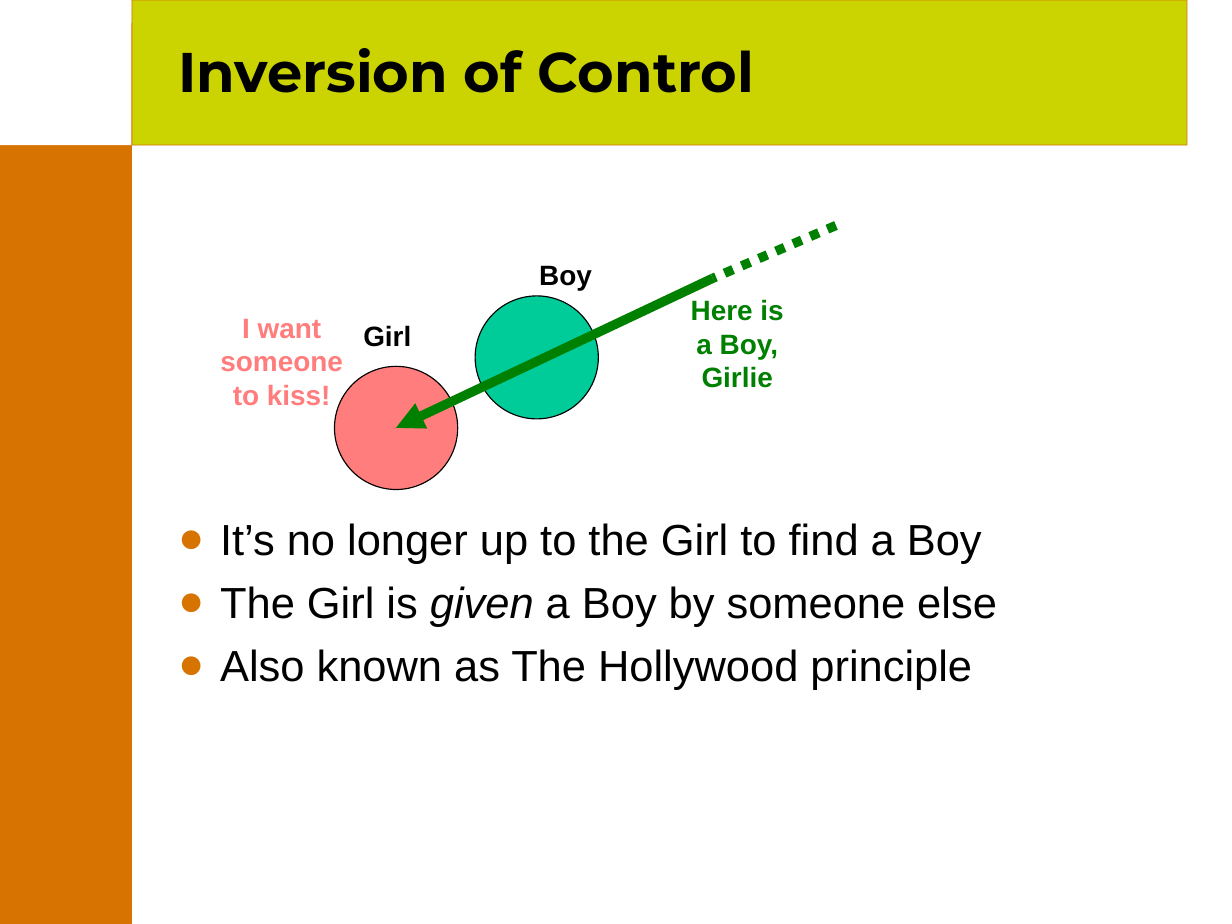
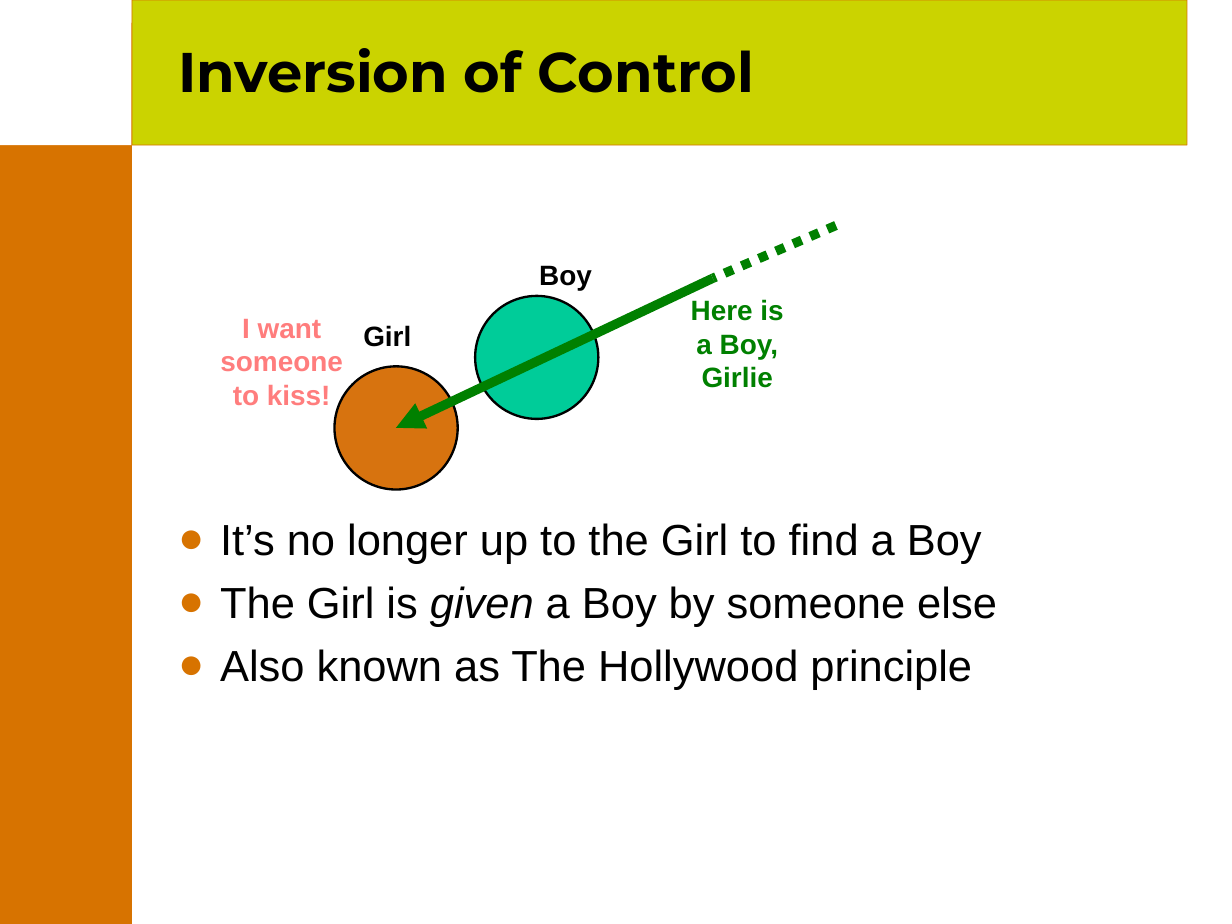
Before and after one commit to joehni/PicoContainer1-CVS, a slide deck: slide 11 of site/presentations/PicoContainer.ppt (slide 9 before the commit). Drawn at 1232x924 pixels with LibreOffice and Linux fonts; fonts in the diff are those of the drawing; background and template pictures are left out. Boxes give left, top, right and bottom in pixels: in the first picture for what was removed or moved away, otherwise in the second. Text is boxed around its words. In the diff, an @@ line names an element or a change of style, - is before the commit and + after.

```diff
--- a/site/presentations/PicoContainer.ppt
+++ b/site/presentations/PicoContainer.ppt
@@ ellipse at (x1=475, y1=296, x2=598, y2=419): outline #000000 0.74 pt to #000000 1.5 pt @@
@@ ellipse at (x1=334, y1=367, x2=457, y2=490): fill #FF7D7D to #D7730F; outline #000000 0.74 pt to #000000 1.5 pt @@
```
Also in this commit, not shown: 14 other slides changed, 4 slides added, 7 slides removed.
